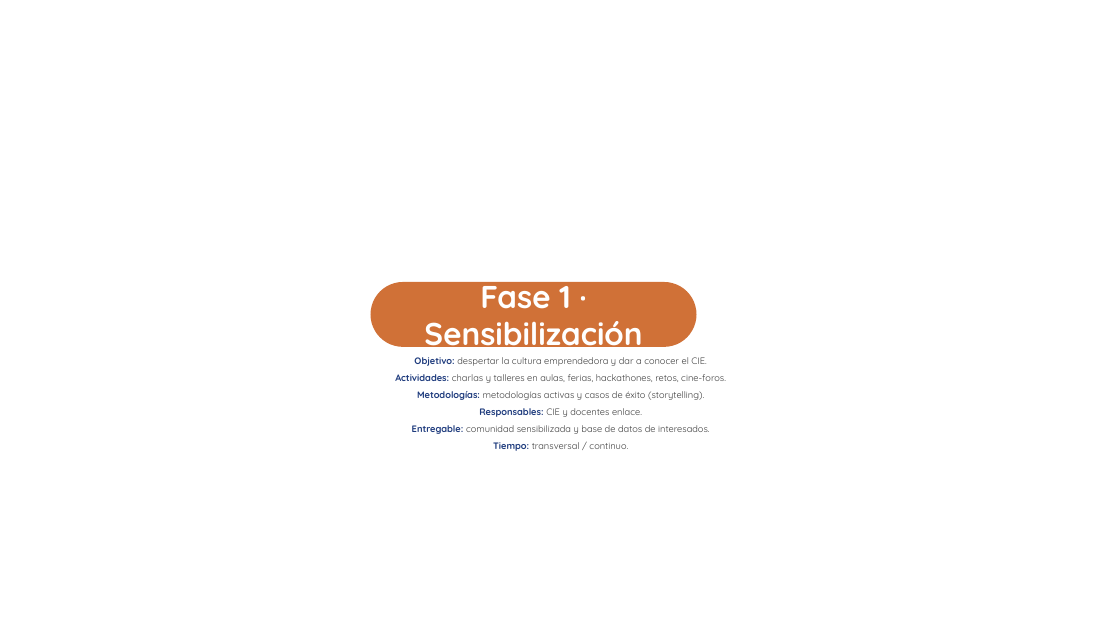
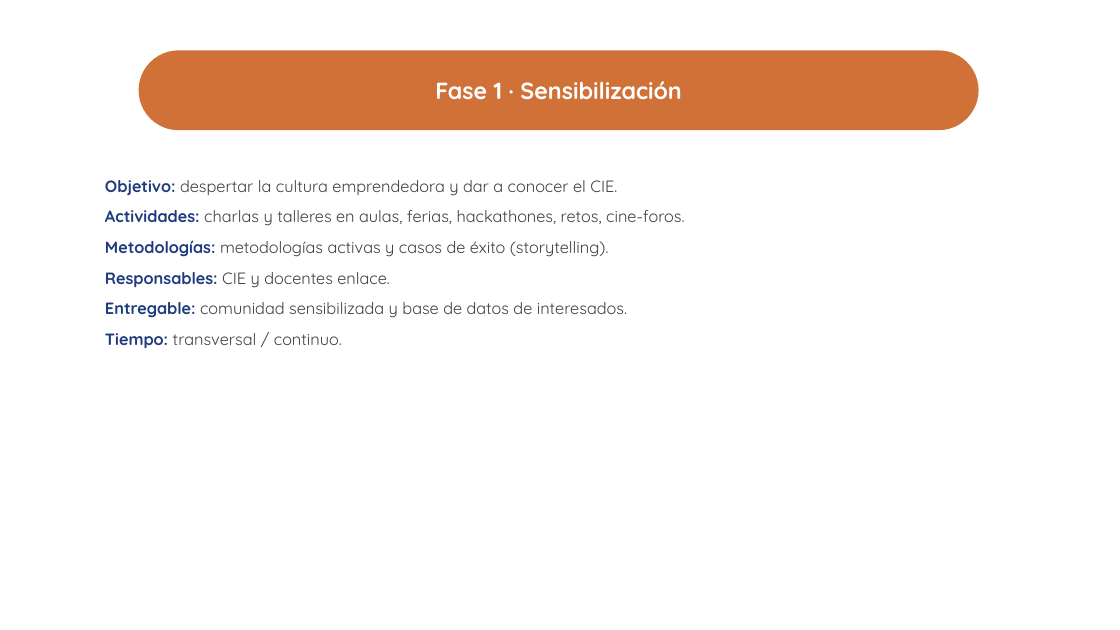
Before and after one commit to ronaldojavier100-oss/case, a slide deck: slide 8 of Ruta-Emprendimiento-CIE.pptx. Drawn at 1120x630 pixels with LibreOffice and Linux fonts; fonts in the diff are those of the drawing; background and template pictures are left out. Boxes give left, top, right and bottom in pixels: in the first picture for what was removed or moved away, otherwise in the second. Text is boxed around its words. In the diff, an @@ line names an element or a change of style, - is before the commit and + after.

```diff
--- a/Ruta-Emprendimiento-CIE.pptx
+++ b/Ruta-Emprendimiento-CIE.pptx
@@ rounded rectangle "Fase 1 · Sensibilización": place and size @@
-rounded rectangle "Fase 1 · Sensibilización" at (370,282,696,347)
+rounded rectangle "Fase 1 · Sensibilización" at (139,50,978,130)
@@ rounded rectangle "Fase 1 · Sensibilización" at (139,50,978,130): size 54 to 40 pt @@
@@ text "Objetivo: despertar la cultura emprendedora ...": place and size @@
-text "Objetivo: despertar la cultura emprendedora ..." at (395,357,726,451)
+text "Objetivo: despertar la cultura emprendedora ..." at (105,180,684,349)
@@ text "Objetivo: despertar la cultura emprendedora ..." at (105,180,684,349): size 16 to 28 pt; alignment centre to left; more space between paragraphs @@
```
Also in this commit, not shown: 14 other slides changed.
